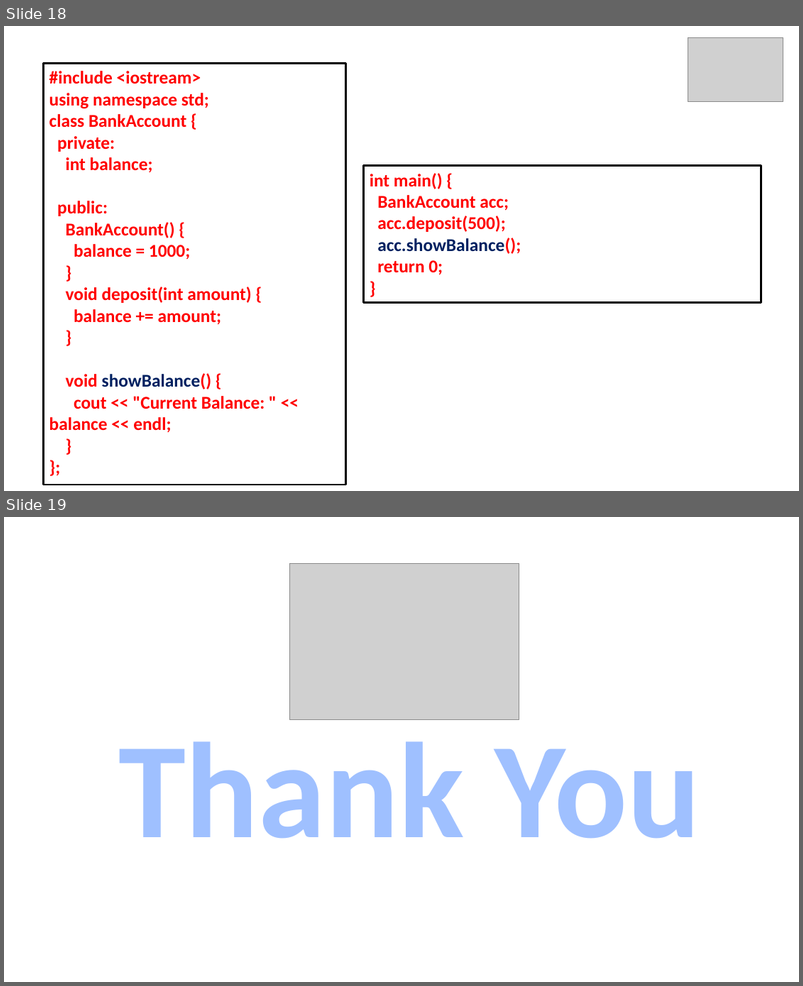
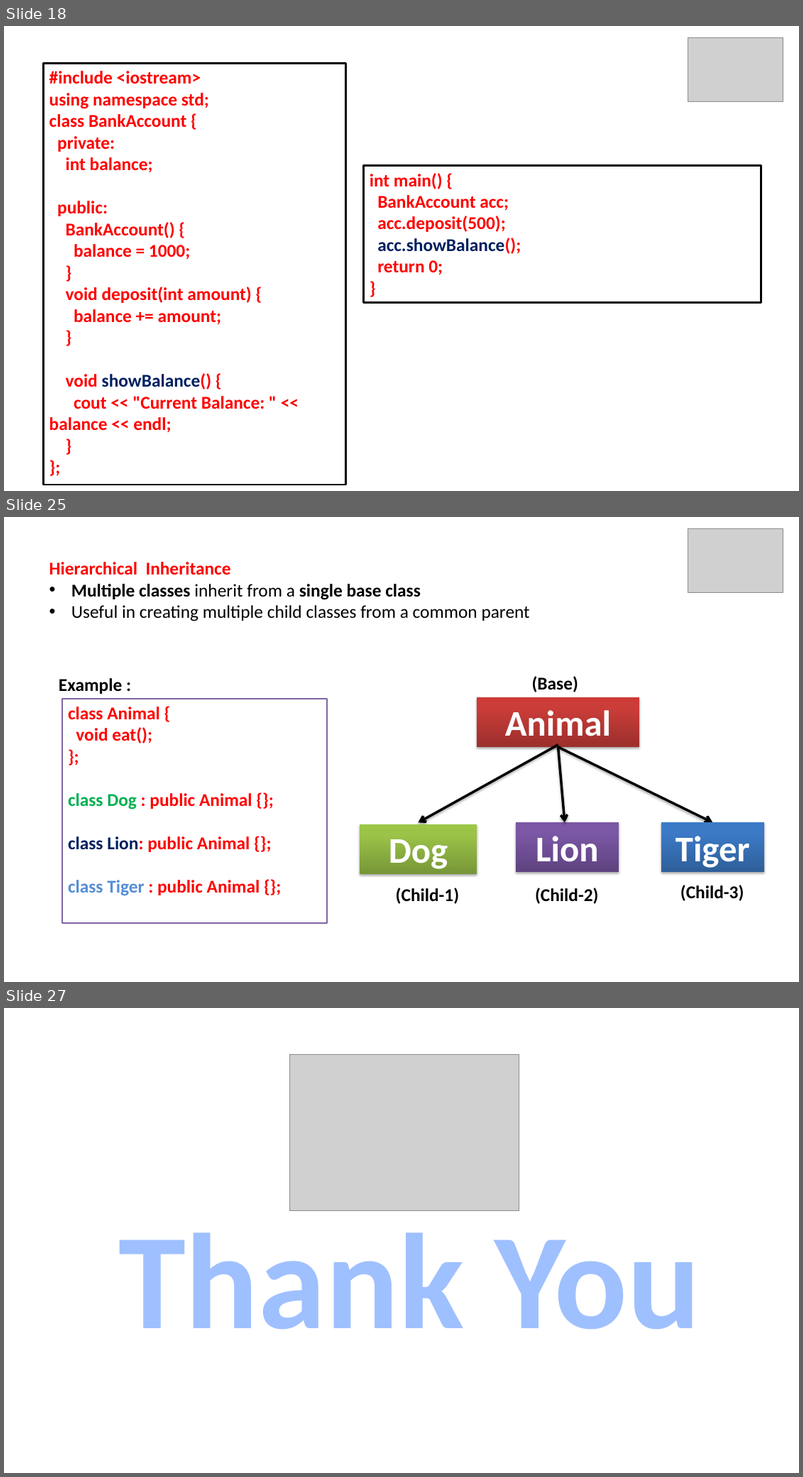
Before and after one commit to ParthasarathiSwain/C-plus-plus-Tutorial, a slide deck: Day 19/OOP.pptx. Shown one above the other, each under a label of ours: slides 18 and 19 before the commit, slides 18, 25 and 27 after it; the slides between them are not shown. The pictures are 803x986 and 803x1477 pixels, drawn with LibreOffice and Linux fonts; fonts in the diff are those of the drawing; grey boxes stand for pictures. Boxes give left, top, right and bottom in pixels: in the first picture for what was removed or moved away, otherwise in the second. Text is boxed around its words. In the diff, an @@ line names an element or a change of style, - is before the commit and + after.

```diff
--- a/Day 19/OOP.pptx
+++ b/Day 19/OOP.pptx
@@ slide 25 added at [4,517,799,982], background #FFFFFF @@
@@ picture added at [688,529,784,592] @@
@@ text added at [49,562,530,621], 22 pt, text #000000 @@
+Hierarchical Inheritance
+• Multiple classes inherit from a single base class
+• Useful in creating multiple child classes from a common parent
@@ text added at [59,678,122,694], 22 pt, text #000000, bold @@
+Example :
@@ text added at [532,676,578,692], 22 pt, text #000000, bold @@
+(Base)
@@ rectangle added at [62,699,327,923], fill #FFFFFF, outline #8064A2 2 pt, 22 pt, text #FF0000, bold @@
+class Animal {
+void eat();
+};
+class Dog : public Animal {};
+class Lion: public Animal {};
+class Tiger : public Animal {};
@@ rectangle added at [477,697,640,746], fill gradient #9C2F2D to #CB3E3A to #CE3B37, 44 pt, text #FFFFFF, bold @@
+Animal
@@ arrow added from (559, 745) to (419, 822), #000000 3 pt @@
@@ arrow added from (559, 747) to (713, 822), #000000 3 pt @@
@@ arrow added from (559, 747) to (565, 822), #000000 3 pt @@
@@ rectangle added at [360,824,476,874], fill gradient #779737 to #9BC348 to #9DC746, 44 pt, text #FFFFFF, bold @@
+Dog
@@ rectangle added at [516,822,619,872], fill gradient #5F4480 to #7B58A6 to #7C57A8, 44 pt, text #FFFFFF, bold @@
+Lion
@@ rectangle added at [661,822,764,872], fill gradient #2F5F99 to #3D7CC7 to #3A7CCB, 44 pt, text #FFFFFF, bold @@
+Tiger
@@ text added at [396,888,460,904], 22 pt, text #000000, bold @@
+(Child-1)
@@ text added at [535,888,599,904], 22 pt, text #000000, bold @@
+(Child-2)
@@ text added at [681,885,745,901], 22 pt, text #000000, bold @@
+(Child-3)
@@ what was slide 19 is now slide 27 @@
```
Also in this commit, not shown: 1 slide changed, 7 other slides added, 13 other files.
